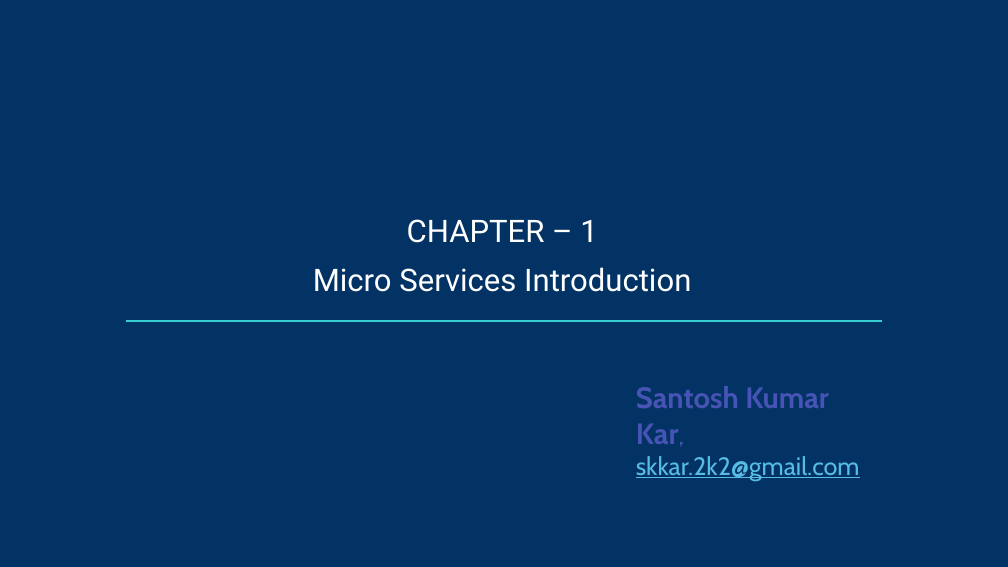
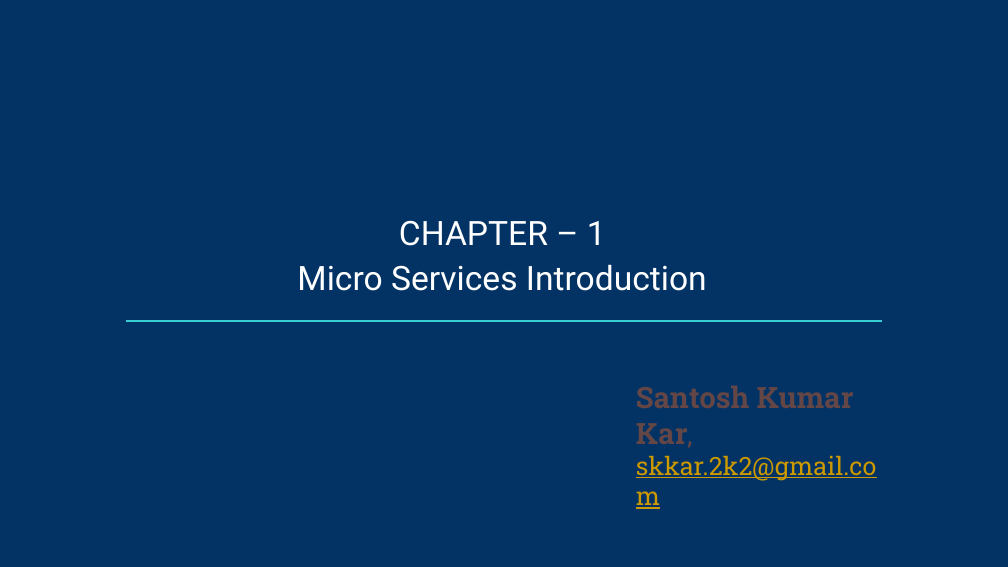
Before and after one commit to santoshkar/Microservice, a slide deck: slide 2 of Presentations/Part-1-Micro Service Introduction.pptx. Drawn at 1008x567 pixels with LibreOffice and Linux fonts; fonts in the diff are those of the drawing. Boxes give left, top, right and bottom in pixels: in the first picture for what was removed or moved away, otherwise in the second. Text is boxed around its words. In the diff, an @@ line names an element or a change of style, - is before the commit and + after.

```diff
--- a/Presentations/Part-1-Micro Service Introduction.pptx
+++ b/Presentations/Part-1-Micro Service Introduction.pptx
@@ text "CHAPTER – 1" at [297,220,707,291]: size 29.6 to 32 pt; less space between paragraphs @@
@@ text "Santosh Kumar Kar," at [636,386,877,481]: font Cabin to Roboto Slab; text colour #4754B5 to #644646 in "Santosh Kumar Kar,"; text colour #57BCE5 to #CC9900 in "skkar.2k2@gmail.com" @@
```
Also in this commit, not shown: 18 other slides changed, 1 slide added, 1 slide removed, 10 other files.
